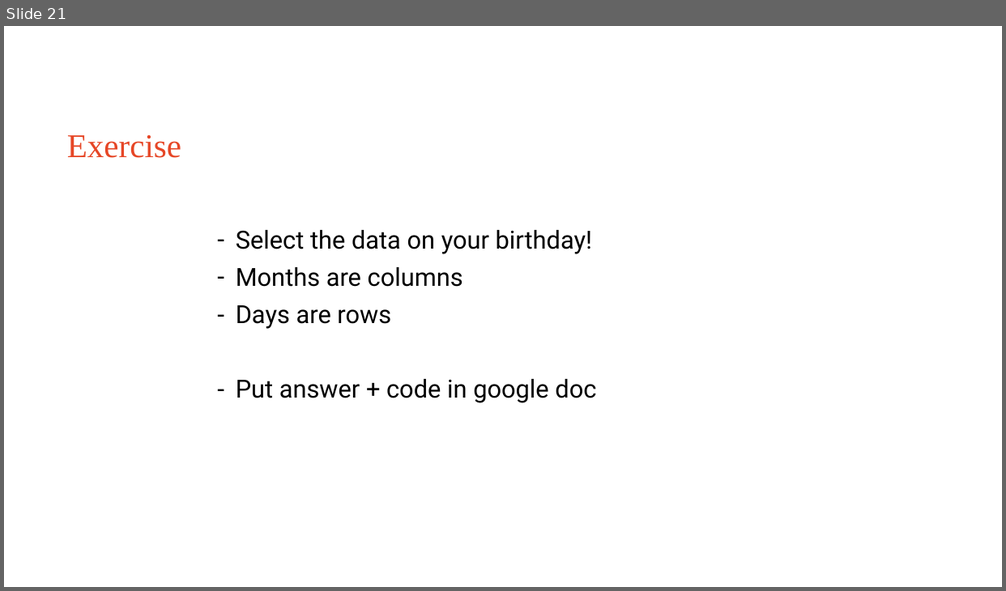
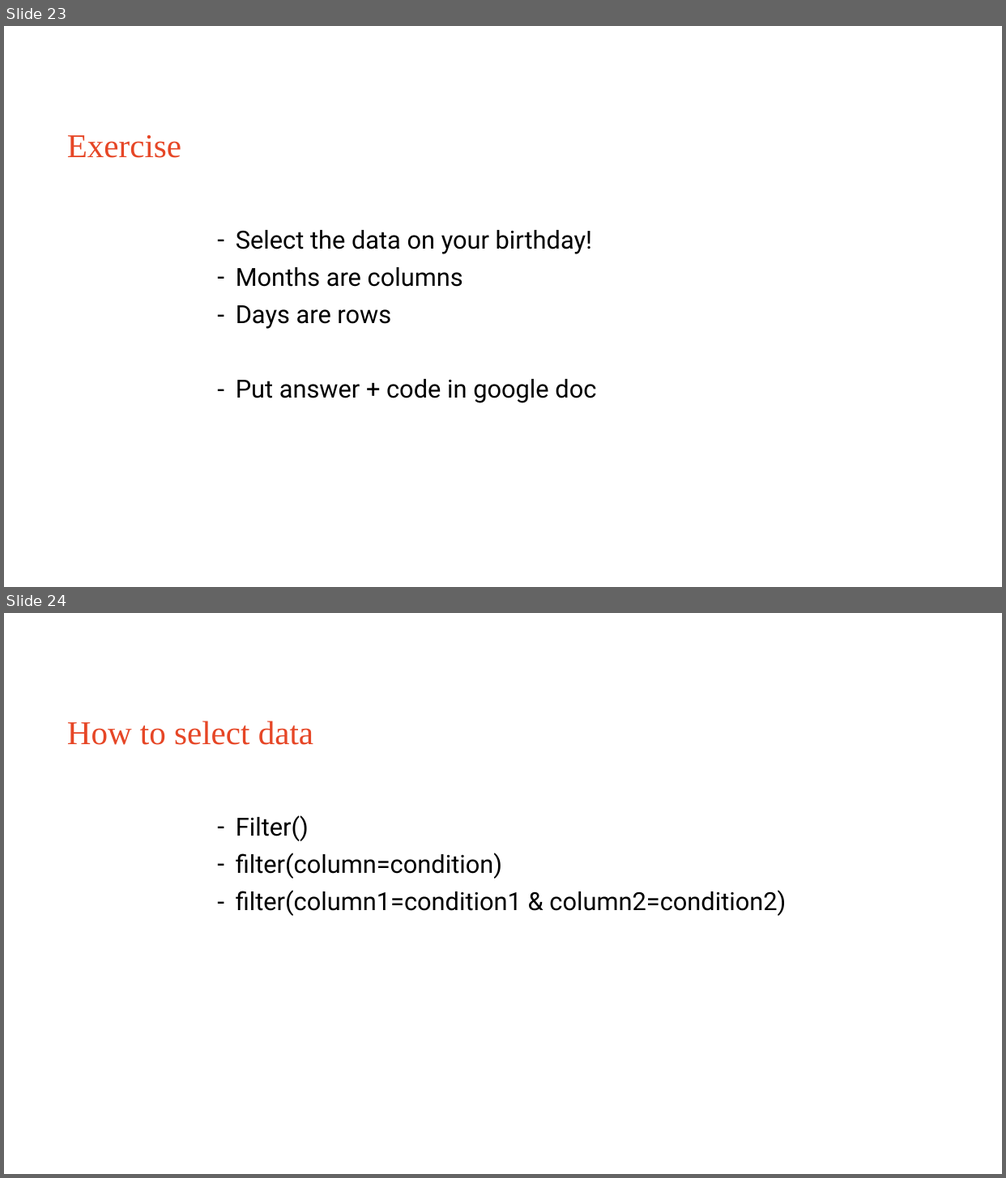
Before and after one commit to Sydney-Informatics-Hub/EDAinR, a slide deck: eda_r.pptx. Shown one above the other, each under a label of ours: slide 21 before the commit, slides 23 and 24 after it. The pictures are 1006x591 and 1006x1178 pixels, drawn with LibreOffice and Linux fonts; fonts in the diff are those of the drawing. Boxes give left, top, right and bottom in pixels: in the first picture for what was removed or moved away, otherwise in the second. Text is boxed around its words. In the diff, an @@ line names an element or a change of style, - is before the commit and + after.

Commit message:
Explains filtering and setting data
Uses mutate to show how to set data based on condition

```diff
--- a/eda_r.pptx
+++ b/eda_r.pptx
@@ slide 24 added at box(4, 613, 1002, 1174), background #FFFFFF @@
@@ title added at box(67, 721, 313, 745), 32 pt, text #E64626 @@
+How to select data
@@ text added at box(236, 815, 786, 916), 24 pt, text #000000 @@
+– Filter()
+– filter(column=condition)
+– filter(column1=condition1 & column2=condition2)
@@ what was slide 21 is now slide 23 @@
```
Also in this commit, not shown: 3 slides changed, 4 other slides added, 1 other file.
